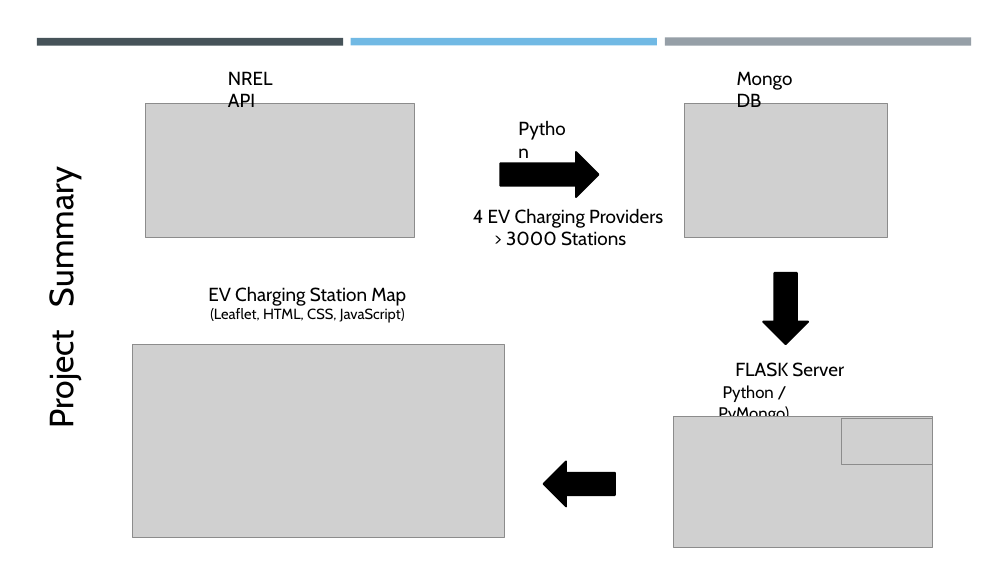
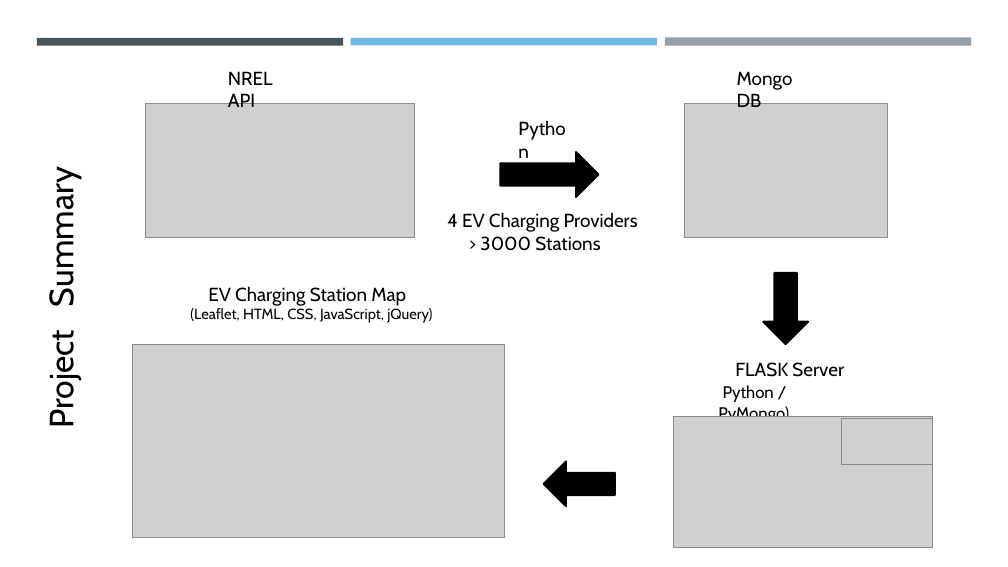
Before and after one commit to jacke1980/Project3, a slide deck: slide 4 of Project3_Final_ Pres_Update.pptx. Drawn at 1008x567 pixels with LibreOffice and Linux fonts; fonts in the diff are those of the drawing; grey boxes stand for pictures. Boxes give left, top, right and bottom in pixels: in the first picture for what was removed or moved away, otherwise in the second. Text is boxed around its words. In the diff, an @@ line names an element or a change of style, - is before the commit and + after.

Commit message:
Final Presentation Update

```diff
--- a/Project3_Final_ Pres_Update.pptx
+++ b/Project3_Final_ Pres_Update.pptx
@@ text "4 EV Charging Providers": place and size @@
-text "4 EV Charging Providers" at [473, 208, 663, 246]
+text "4 EV Charging Providers" at [447, 212, 638, 251]
@@ text at [190, 308, 432, 323]: text changed @@
-(Leaflet, HTML, CSS, JavaScript)
+(Leaflet, HTML, CSS, JavaScript, jQuery)
```
Also in this commit, not shown: 1 other slide changed, 2 slides added.
